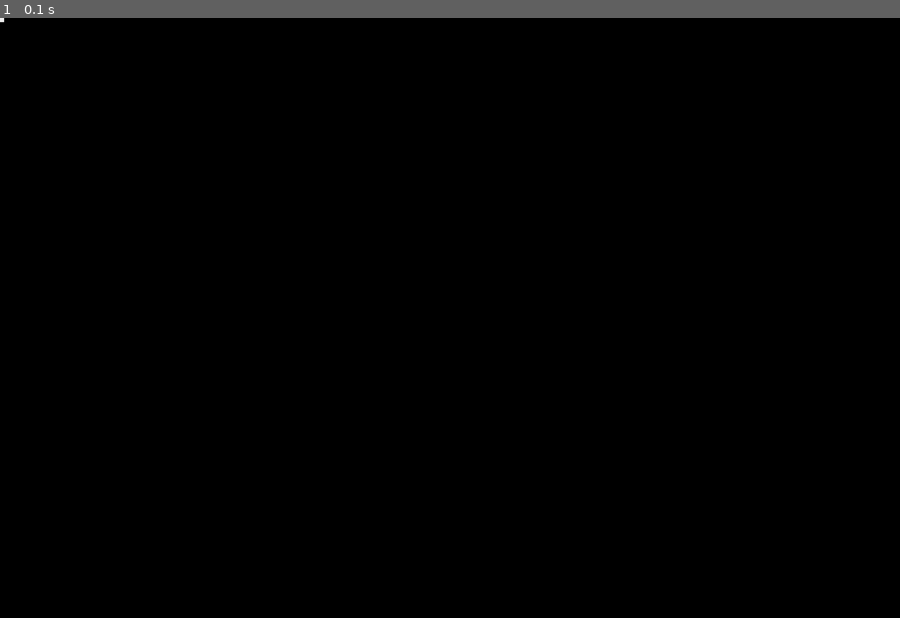
Above: before the commit, frame 1.
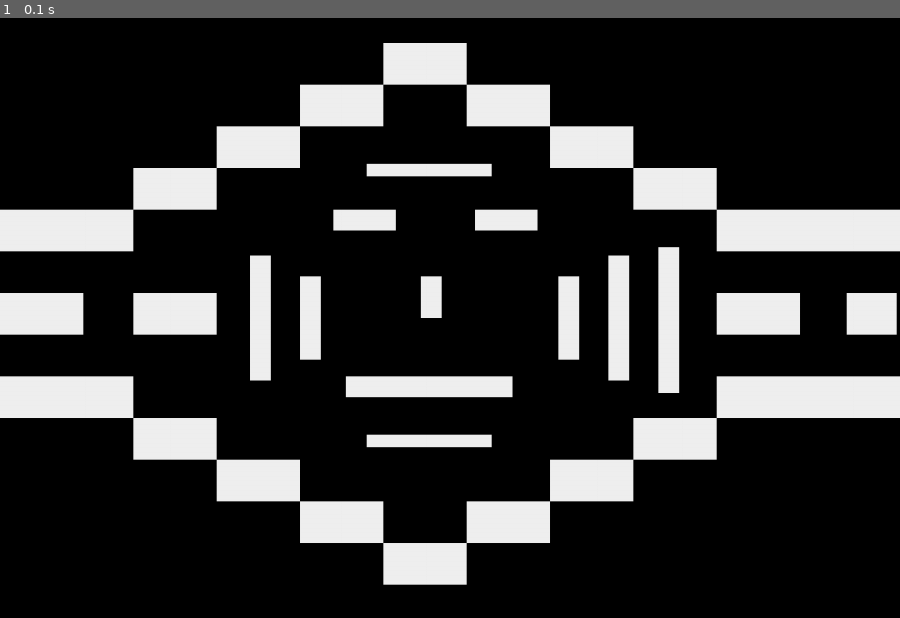
Above: after the commit, the same moment.

Repository: finnstamer/pygameInformatik
Game: pygame game, started from game.py
Same seed, same stepped clock (60 frames per second), same inputs: the game is played once before the commit and once after it.
Inputs:
- Up to frame 1 (0.1 s): no input

The runs differ from the first frame. In frame 1, 21% of the frame differs, in the area x 0-100%, y 0-95%.

Commit message:
Update levels.py

Diff:
--- a/levels.py
+++ b/levels.py
@@ -1,4 +1,4 @@
-from pygame import Vector2
+from pygame import Vector2, Vector3
 from base.core.Event.Events import Events
 from base.core.Level.AbstractLevel import AbstractLevel
 from base.core.Level.Level import Level
@@ -27,31 +27,28 @@
     def make(self):
         mB = MapBuilder()
         objects = [
-          Wall(Vector2(), width=5, height=5)
-        ]
+          Wall(Vector2(505,310), width=25, height=50),Wall(Vector2(460,30), width=100, height=50),
+          Wall(Vector2(560,80), width=100, height=50),Wall(Vector2(360,80), width=100, height=50),
+          Wall(Vector2(260,130), width=100, height=50),Wall(Vector2(660,130), width=100, height=50),
+          Wall(Vector2(760,180), width=100, height=50),Wall(Vector2(860,230), width=225, height=50),
+          Wall(Vector2(860,330), width=100, height=50),Wall(Vector2(1016,330), width=60, height=50),
+          Wall(Vector2(860,430), width=225, height=50),Wall(Vector2(460,630), width=100, height=50),
+          Wall(Vector2(360,580), width=100, height=50),Wall(Vector2(560,580), width=100, height=50),
+          Wall(Vector2(660,530), width=100, height=50),Wall(Vector2(760,480), width=100, height=50),
+          Wall(Vector2(260,530), width=100, height=50),Wall(Vector2(160,480), width=100, height=50),
+          Wall(Vector2(160,330), width=100, height=50),Wall(Vector2(160,180), width=100, height=50),
+          Wall(Vector2(0,230), width=160, height=50),Wall(Vector2(0,330), width=100, height=50),
+          Wall(Vector2(0,430), width=160, height=50),Wall(Vector2(415,430), width=200, height=25),
+          Wall(Vector2(400,230), width=75, height=25),Wall(Vector2(570,230), width=75, height=25),
+          Wall(Vector2(440,500), width=150, height=15),Wall(Vector2(440,175), width=150, height=15),
+          Wall(Vector2(300,285), width=25, height=150),Wall(Vector2(730,285), width=25, height=150),
+          Wall(Vector2(360,310), width=25, height=100),Wall(Vector2(670,310), width=25, height=100),
+          Wall(Vector2(790,275), width=25, height=175)
+          ]
+
+
+
+
+
         mB.addObject(*objects)
         self.objects = mB.objects
-
-        # for i in range(10):
-        #     mB.addObject(Wall(Vector2(randrange(0, 500), randrange(0, 500)), 25, 25))
-
-        # player = Player()
-        # mB.placeInCenter(player)
-
-        # projectile = Projectile(range=500, damage=10, speed=20, width=5, height=5, relativePosition=Vector2(75, 3))
-        # projectile.color = (114, 114, 114)
-        # weapon = Weapon(player, Vector2(-10, 10), projectile, cooldown=100, munition=50000)
-        # weapon.color = (29, 191, 172)
-        # weapon.height = 20
-        # weapon.width = 75
-        # weapon.setImage("images/pump.png")
-        # weapon.setAlias("weapon")
-
-        # mB.addObject(weapon, projectile)
-
-        # ektoplasma = Ektoplasma().setAlias("ekto1")
-        # mB.nextTo(player, ektoplasma, 1, 0, marginX=0)
-
-# mB.pointMirror(player.cRect.corners[0], player, ektoplasma)
-# mB.axisMirror(-1, player.pos.y, player, ektoplasma)
-# level1 = Level(1, *mB.objects)
